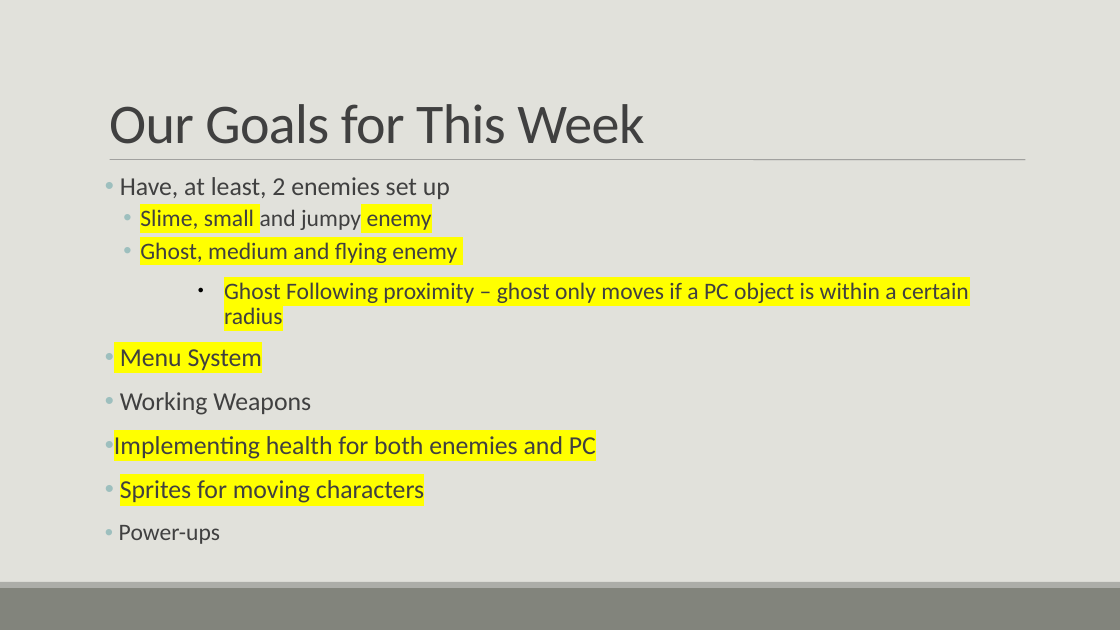
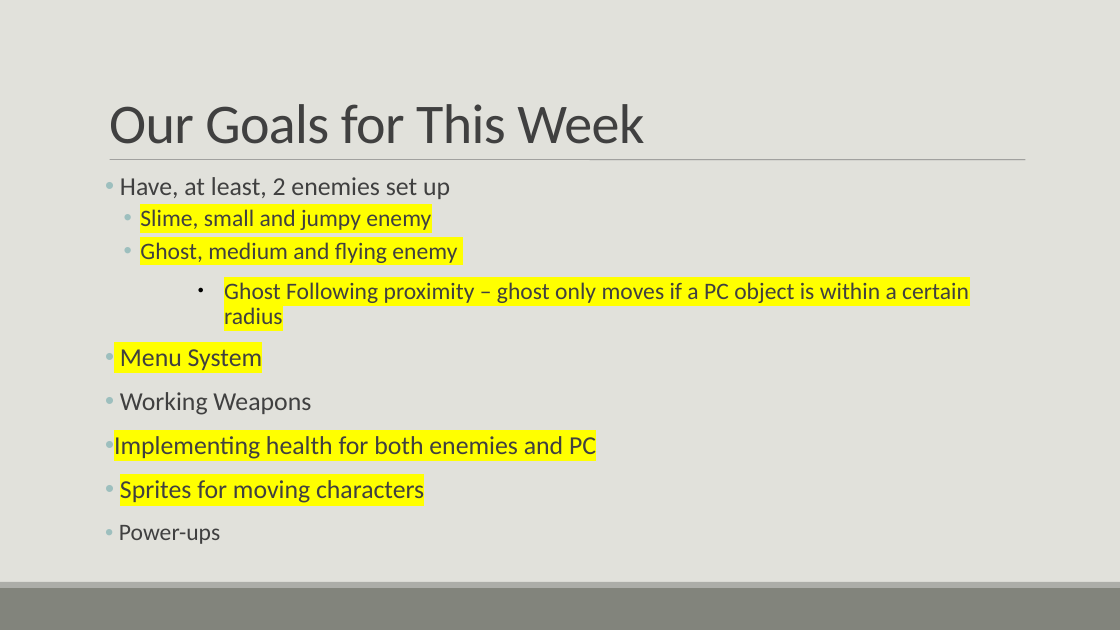
Before and after one commit to qtAlex6986/gdd1100-group-project, a slide deck: slide 3 of GDD 1101-001 The Basics Demo 2 .pptx. Drawn at 1120x630 pixels with LibreOffice and Linux fonts; fonts in the diff are those of the drawing. Boxes give left, top, right and bottom in pixels: in the first picture for what was removed or moved away, otherwise in the second. Text is boxed around its words. In the diff, an @@ line names an element or a change of style, - is before the commit and + after.

Commit message:
updated slideshow

```diff
--- a/GDD 1101-001 The Basics Demo 2 .pptx
+++ b/GDD 1101-001 The Basics Demo 2 .pptx
@@ text at <box>140,209,431,230</box>: highlight none to #FFFF00 in "and jumpy" @@
```
